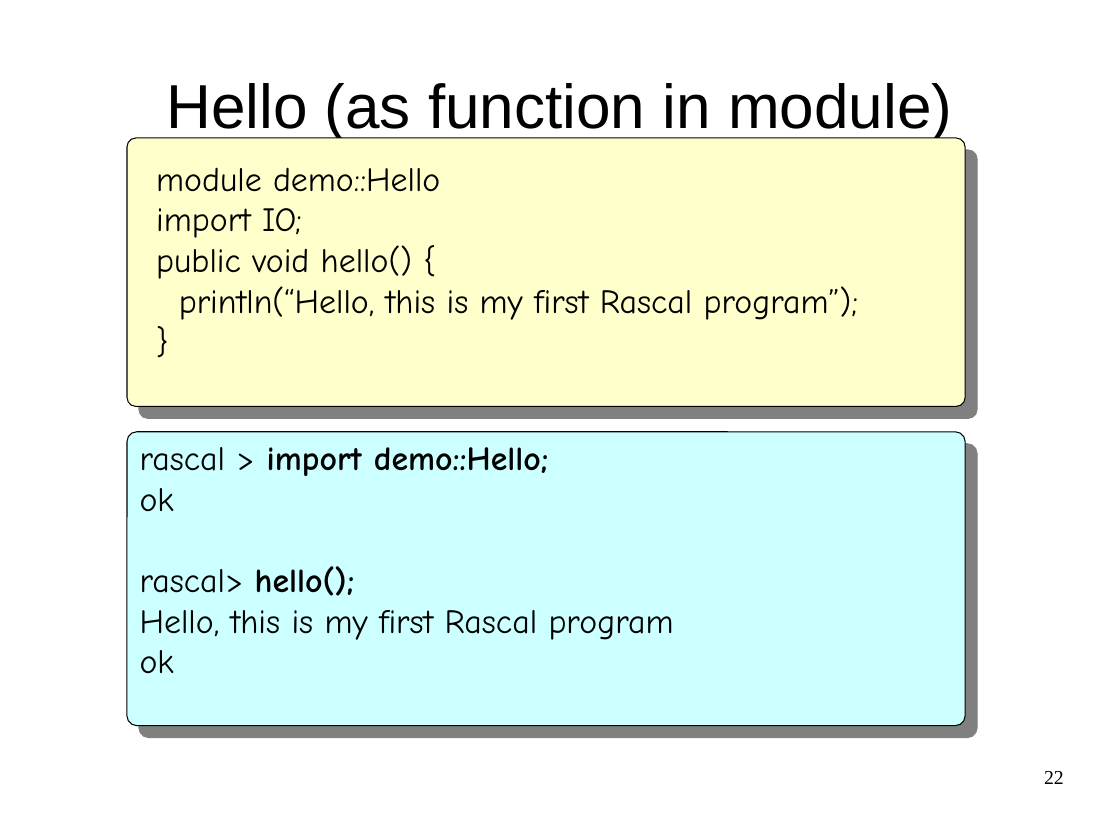
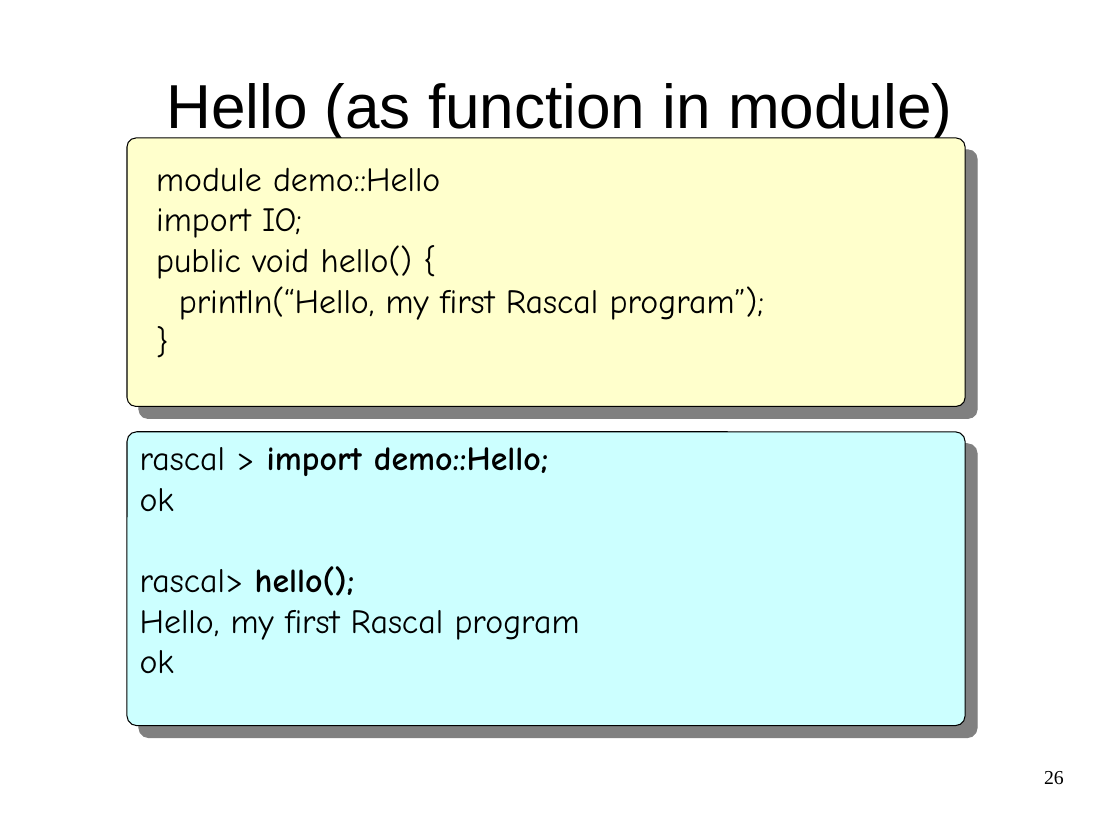
Before and after one commit to cwi-swat/meta-environment, a slide deck: slide 26 of meta-doc/analysis/rascal-slides/rascal-slides.odp (slide 22 before the commit). Drawn at 1120x840 pixels with LibreOffice and Linux fonts; fonts in the diff are those of the drawing; background and template pictures are left out. Boxes give left, top, right and bottom in pixels: in the first picture for what was removed or moved away, otherwise in the second. Text is boxed around its words. In the diff, an @@ line names an element or a change of style, - is before the commit and + after.

```diff
--- a/meta-doc/analysis/rascal-slides/rascal-slides.odp
+++ b/meta-doc/analysis/rascal-slides/rascal-slides.odp
@@ text at (179,286,765,320): text changed @@
-println(“Hello, this is my first Rascal program”);
+println(“Hello, my first Rascal program”);
@@ text at (140,610,580,640): text changed @@
-Hello, this is my first Rascal program
+Hello, my first Rascal program
@@ page number at (1044,771,1064,785): text changed @@
-22
+26
```
Also in this commit, not shown: 15 other slides changed, 13 slides added.
